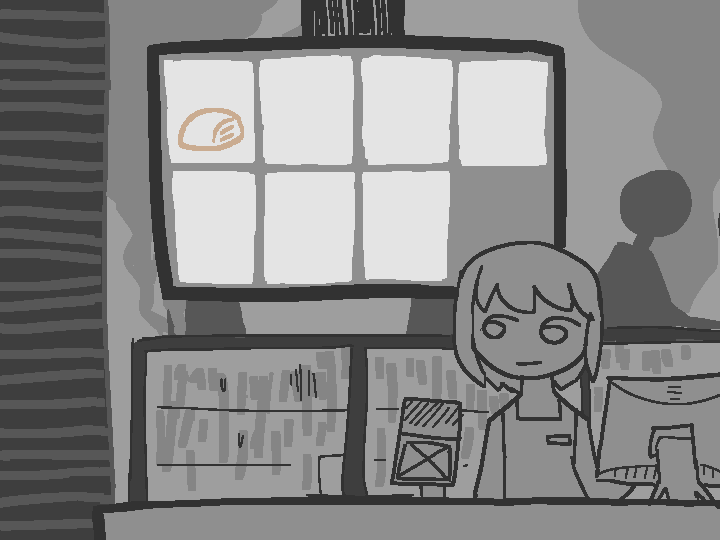
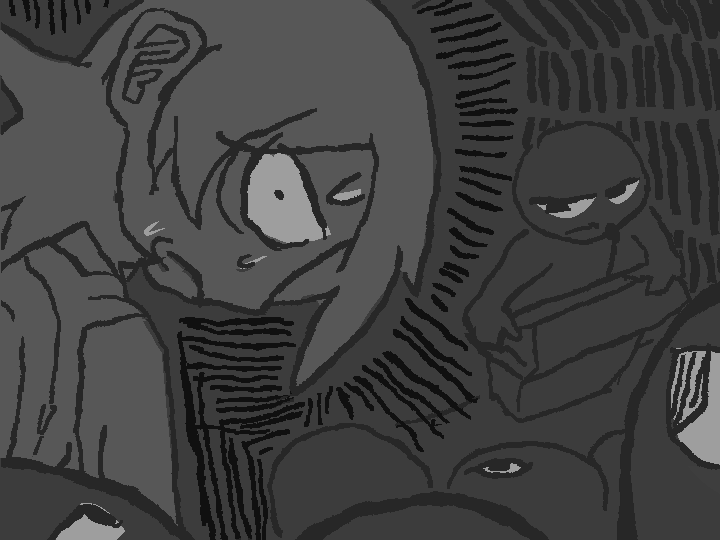
Before/after of a 720px x 540px layered artwork. What changed in the layer stack:
added group "findseat_fail" with 2 layers above "findSeat_win" over <box>0,0,720,540</box>
added layer "Paint Layer 15" in group "findseat_fail" over <box>0,0,720,540</box>
added layer "Paint Layer 16" (82%) in group "findseat_fail" over <box>0,0,720,540</box>
hid group "orderBun" (9 layers) over <box>0,0,720,540</box>
painted on "Paint Layer 12" over <box>128,0,640,384</box>
painted on "bg" (2nd of 2, in "orderBun") over <box>0,0,720,540</box>
painted on "col" over <box>0,0,720,540</box>
